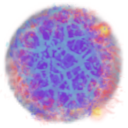
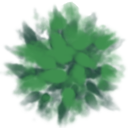
Layers edited between the first and the second 128×128 image:
added layer "Munch" above "BlueSpray" over [0, 1, 128, 128]
hid "BlueSpray" over [4, 1, 122, 125]
hid "RedSpray" over [0, 0, 127, 128]
hid "YellowSpray" over [3, 2, 124, 126]
hid "Water" over [2, 1, 126, 126]
hid "Background" over [0, 0, 128, 128]
